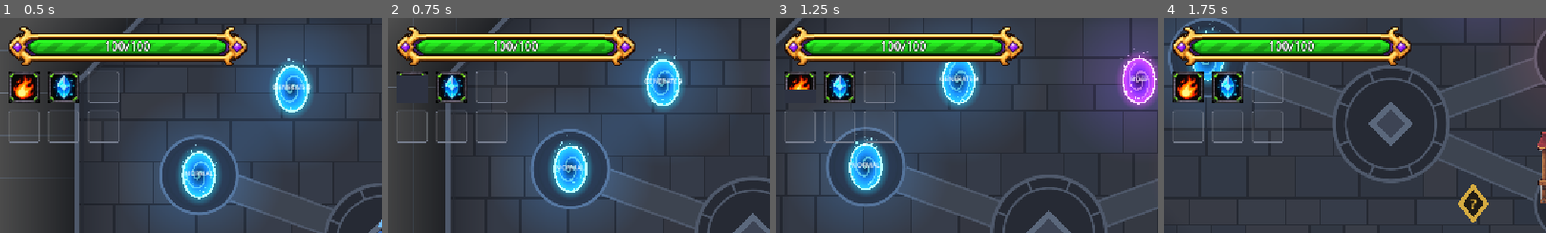
Above: before the commit, frames 1-4 (left to right).
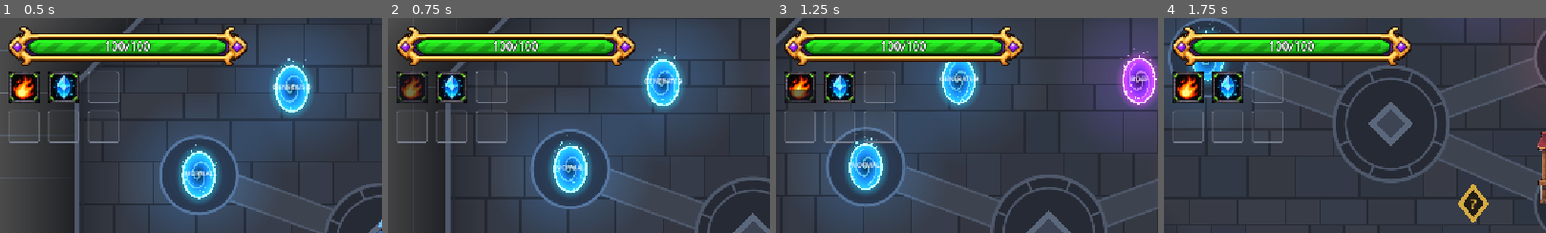
Above: after the commit, the same moments.

Repository: BestestGameStudio/gangU
Game: Godot game, scene res://scenes/main.tscn
Same seed, same stepped clock (60 frames per second), same inputs: the game is played once before the commit and once after it.
Inputs (mouse positions are % of the whole screen's width and height, from its top left):
- Up to frame 1 (0.5 s): no input
- Up to frame 2 (0.75 s): tap Enter at 0.5 s; move the mouse to (72, 45) at 0.52 s; hold D (move_right) from 0.53 s (still down); hold Space (cast) from 0.53 s (still down)
- Up to frame 3 (1.25 s): keep holding D (move_right); keep holding Space (cast)
- Up to frame 4 (1.75 s): move the mouse to (30, 55) at 1.27 s; release D (move_right) at 1.28 s; release Space (cast) at 1.28 s; hold S (move_down) from 1.28 s (still down); tap Shift (dash) at 1.35 s
The pictures show only the part of the screen within x 0-50%, y 0-50%; the shares and areas given below are measured in that part.

Frame 1 is identical in both runs. In frame 2, 0.9% of the frame differs, in the area x 2-11%, y 26-40%; in frame 3, 0.4%; in frame 4, less than 0.1%.

Commit message:
feat(hud): translucent cooldown wipe keeps spell icon visible (#278)
Co-authored-by: Colin Lin <351329964+instinct-dc@users.noreply.github.com>
Co-Authored-By: Claude Opus 5.5 <noreply@anthropic.com>

Diff:
--- a/scripts/spell_icon.gd
+++ b/scripts/spell_icon.gd
@@ -8,7 +8,8 @@
 ## icon_prefix).
 ## #238: two independent overlays, above the art and below each other in this
 ## order. Only surfaces that drive them show them:
-##   set_cooldown_fraction - opaque wipe, full at cooldown start, whose top
+##   set_cooldown_fraction - translucent wipe (#278: the art stays visible
+##     beneath it), full at cooldown start, whose top
 ##     edge moves straight down until gone (HUD only).
 ##   set_upgrade_available - animated rising chevron, only on icons built with
 ##     upgrade_overlay = true (HUD and Tab panel). Those icons stay on the
--- a/scripts/test238_hud_layout.gd
+++ b/scripts/test238_hud_layout.gd
@@ -76,7 +76,7 @@
 	var free_icon := SpellIcon.new(SIDE, true)
 	root.add_child(free_icon)
 	var free_wipe := free_icon.get_node("CooldownWipe") as ColorRect
-	_check(free_wipe.color.a == 1.0, "wipe is opaque")
+	_check(free_wipe.color.a > 0.0 and free_wipe.color.a < 1.0, "wipe is translucent (#278)")
 	await process_frame
 	for frac in [1.0, 0.75, 0.5, 0.1]:
 		free_icon.set_cooldown_fraction(frac)
--- /dev/null
+++ b/scripts/test278_cooldown_translucent.gd
@@ -0,0 +1,94 @@
+extends SceneTree
+## #278: the cooldown wipe is translucent, so the spell art stays visible
+## beneath it. Headless: checks the wipe colour and that compositing it over
+## the real Fire Ball art keeps the art's contrast. Rendered (xvfb, opengl3):
+## also reads back the viewport and checks the covered half still shows the
+## art, and saves a screenshot when a path is given after "--":
+##   godot --rendering-driver opengl3 -s scripts/test278_cooldown_translucent.gd -- /tmp/ci/media/x.png
+
+const SIDE := 96.0
+const MIN_VISIBLE_SPREAD := 0.08
+
+var failures := 0
+
+func _check(ok: bool, label: String) -> void:
+	if ok:
+		print("[278] ", label, " -> PASS")
+	else:
+		failures += 1
+		print("[278] ", label, " -> FAIL")
+
+func _luma(c: Color) -> float:
+	return 0.299 * c.r + 0.587 * c.g + 0.114 * c.b
+
+## Max - min luma over opaque pixels of img, after an optional overlay blend.
+func _spread(img: Image, overlay: Color, use_overlay: bool) -> float:
+	var lo := 1.0
+	var hi := 0.0
+	for y in img.get_height():
+		for x in img.get_width():
+			var c := img.get_pixel(x, y)
+			if c.a < 0.5:
+				continue
+			if use_overlay:
+				c = c.lerp(Color(overlay.r, overlay.g, overlay.b, 1.0), overlay.a)
+			var l := _luma(c)
+			lo = minf(lo, l)
+			hi = maxf(hi, l)
+	return hi - lo
+
+func _initialize() -> void:
+	var wipe_color := UiStyle.COOLDOWN_WIPE
+	_check(wipe_color.a > 0.0 and wipe_color.a < 1.0, "wipe colour is translucent (a=%.2f)" % wipe_color.a)
+
+	var fire: Spell = load("res://resources/spells/fire_ball.tres")
+	var icon := SpellIcon.new(SIDE, true)
+	icon.position = Vector2(40, 40)
+	root.add_child(icon)
+	icon.show_spell(fire)
+	icon.set_cooldown_fraction(0.5)
+	var wipe := icon.get_node("CooldownWipe") as ColorRect
+	_check(wipe.visible and wipe.color == wipe_color, "icon wipe uses the translucent colour")
+	_check(icon.get_child_count() > 0 and wipe.get_index() > icon.get_node("Placeholder").get_index(), "wipe draws above the art")
+
+	var art := icon.texture.get_image()
+	if art.is_compressed():
+		art.decompress()
+	var raw := _spread(art, wipe_color, false)
+	var covered := _spread(art, wipe_color, true)
+	_check(covered >= MIN_VISIBLE_SPREAD and covered >= raw * (1.0 - wipe_color.a) * 0.99,
+		"art keeps contrast under the wipe (raw %.3f, covered %.3f)" % [raw, covered])
+
+	if DisplayServer.get_name() != "headless":
+		root.size = Vector2i(320, 180)
+		var bg := ColorRect.new()
+		bg.color = Color(0.1, 0.1, 0.12)
+		bg.size = Vector2(320, 180)
+		root.add_child(bg)
+		root.move_child(bg, 0)
+		var ready_icon := SpellIcon.new(SIDE, true)
+		ready_icon.position = Vector2(180, 40)
+		root.add_child(ready_icon)
+		ready_icon.show_spell(fire)
+		for i in 10:
+			await process_frame
+		await RenderingServer.frame_post_draw
+		var shot := root.get_texture().get_image()
+		# Bottom half of the cooling icon is under the wipe.
+		var lo := 1.0
+		var hi := 0.0
+		for y in range(92, 134):
+			for x in range(42, 134):
+				var l := _luma(shot.get_pixel(x, y))
+				lo = minf(lo, l)
+				hi = maxf(hi, l)
+		_check(hi - lo >= MIN_VISIBLE_SPREAD, "rendered: art visible through the wipe (spread %.3f)" % (hi - lo))
+		var args := OS.get_cmdline_user_args()
+		if args.size() > 0:
+			var scaled := shot.duplicate() as Image
+			scaled.resize(shot.get_width() * 4, shot.get_height() * 4, Image.INTERPOLATE_NEAREST)
+			scaled.save_png(args[0])
+			print("[278] saved ", args[0])
+
+	print("RESULT: ", "ALL PASS" if failures == 0 else "%d FAIL" % failures)
+	quit(0 if failures == 0 else 1)
--- a/scripts/ui_style.gd
+++ b/scripts/ui_style.gd
@@ -30,7 +30,8 @@
 const BAR_RADIUS := 3
 const ICON_SIZE := 22.0
 const ICON_PLACEHOLDER_BG := Color(1.0, 1.0, 1.0, 0.04)
-const COOLDOWN_WIPE := Color(0.18, 0.2, 0.26, 1.0)
+## #278: translucent so the spell icon stays visible beneath the wipe.
+const COOLDOWN_WIPE := Color(0.08, 0.09, 0.13, 0.6)
 
 ## Outer plate of a panel: thick border, rounded corners, soft drop shadow.
 static func panel(bg: Color = PANEL_BG) -> StyleBoxFlat:
